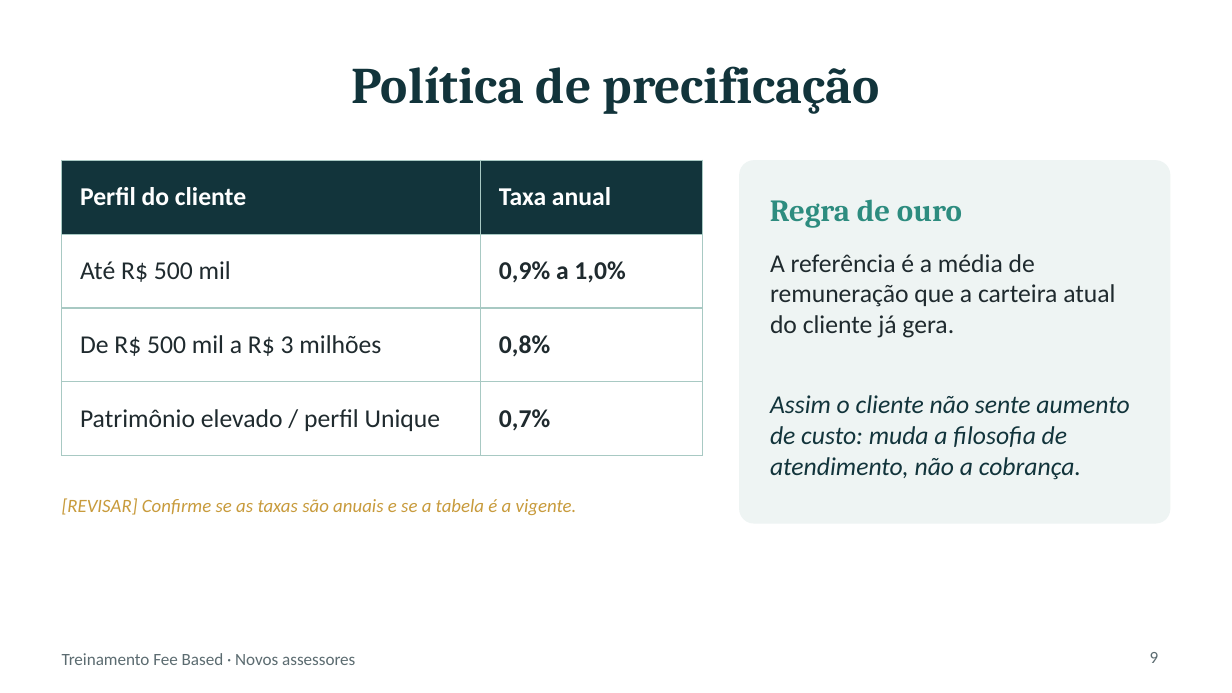
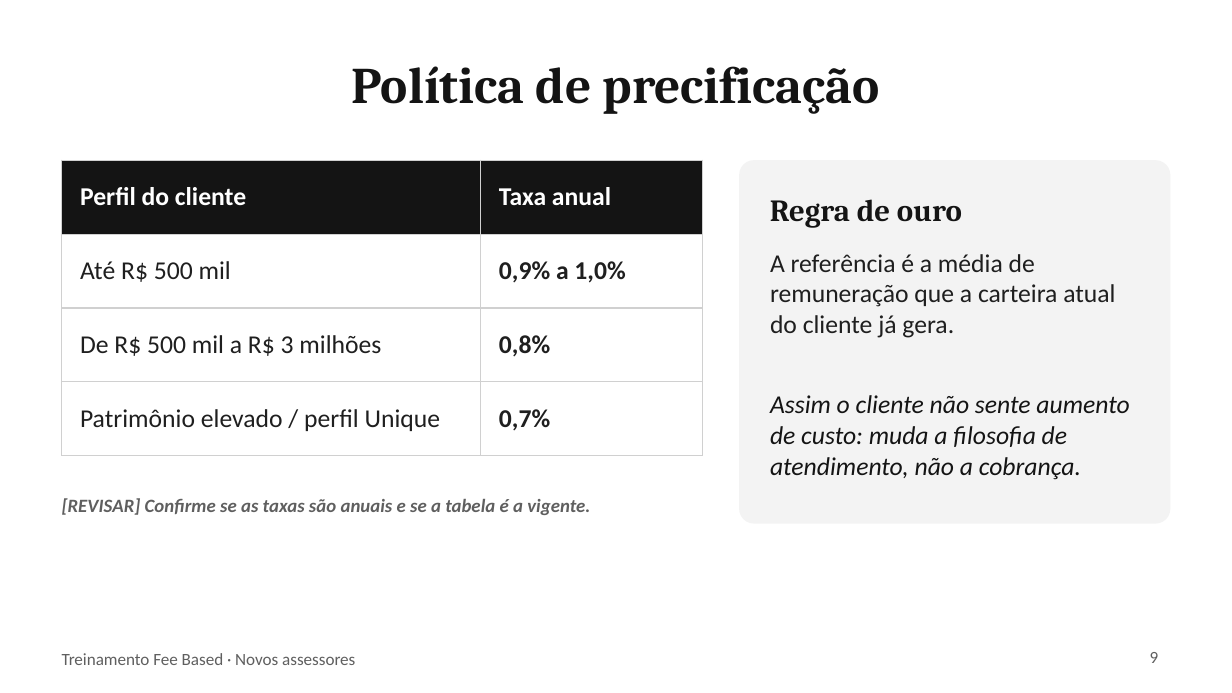
Before and after one commit to lcarloscalfat1998-eng/Mensagens, a slide deck: slide 9 of treinamentos/fee-based/Treinamento_Fee_Based_Novos_Assessores.pptx. Drawn at 1232x693 pixels with LibreOffice and Linux fonts; fonts in the diff are those of the drawing. Boxes give left, top, right and bottom in pixels: in the first picture for what was removed or moved away, otherwise in the second. Text is boxed around its words. In the diff, an @@ line names an element or a change of style, - is before the commit and + after.

```diff
--- a/treinamentos/fee-based/Treinamento_Fee_Based_Novos_Assessores.pptx
+++ b/treinamentos/fee-based/Treinamento_Fee_Based_Novos_Assessores.pptx
@@ title "Política de precificação" at [352,66,880,114]: text colour #12343B to #141414 @@
@@ table at [62,160,702,435] @@
@@ fill #12343B to #141414 in row 1 @@
@@ text colour #1F2A2E to #1F1F1F in "Até R$ 500 mil", "0,9% a 1,0%", "De R$ 500 mil a R$ 3 ...", "0,8%" and 2 more places @@
@@ borders changed @@
@@ rounded rectangle at [739,160,1170,524]: fill #EEF4F3 to #F3F3F3 @@
@@ text "Regra de ouro" at [770,199,962,228]: text colour #2D8C7F to #141414 @@
@@ text "A referência é a média ..." at [770,254,1115,338]: text colour #1F2A2E to #1F1F1F @@
@@ text "Assim o cliente não sente ..." at [770,395,1129,480]: text colour #12343B to #141414 @@
@@ text "[REVISAR] Confirme se as taxas ..." at [62,498,590,515]: text colour #C89B3C to #5F5F5F, bold on @@
@@ text "Treinamento Fee Based · Novos ..." at [62,653,355,665]: text colour #5B6B70 to #5F5F5F @@
@@ page number at [1150,652,1159,663]: text colour #5B6B70 to #5F5F5F @@
```
Also in this commit, not shown: 9 other slides changed, 1 other file.
